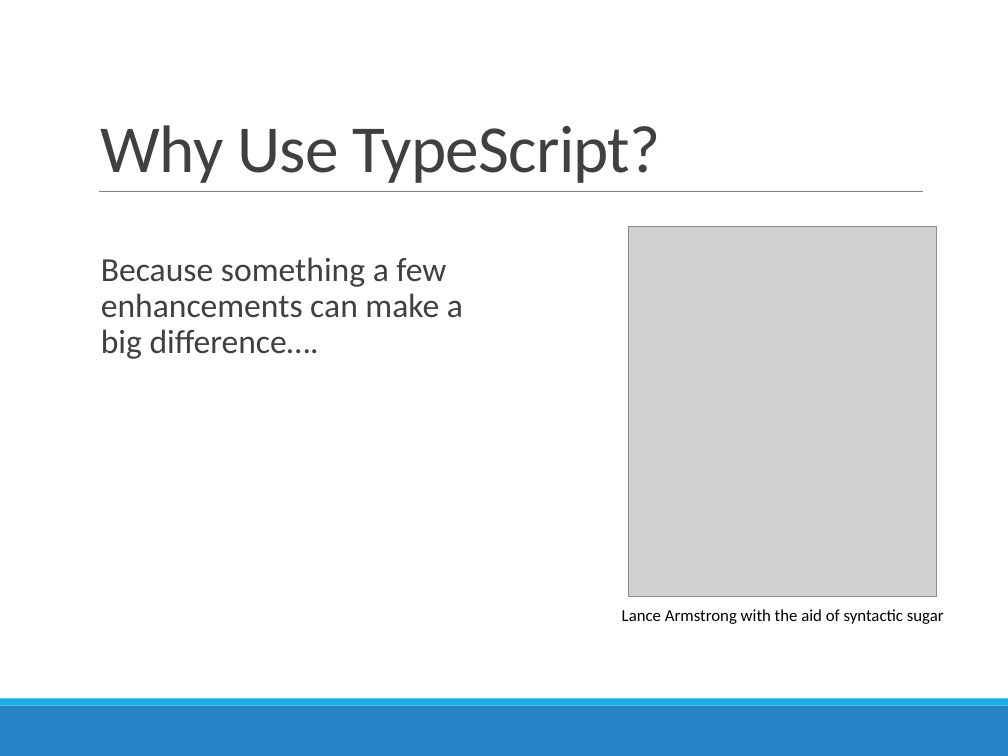
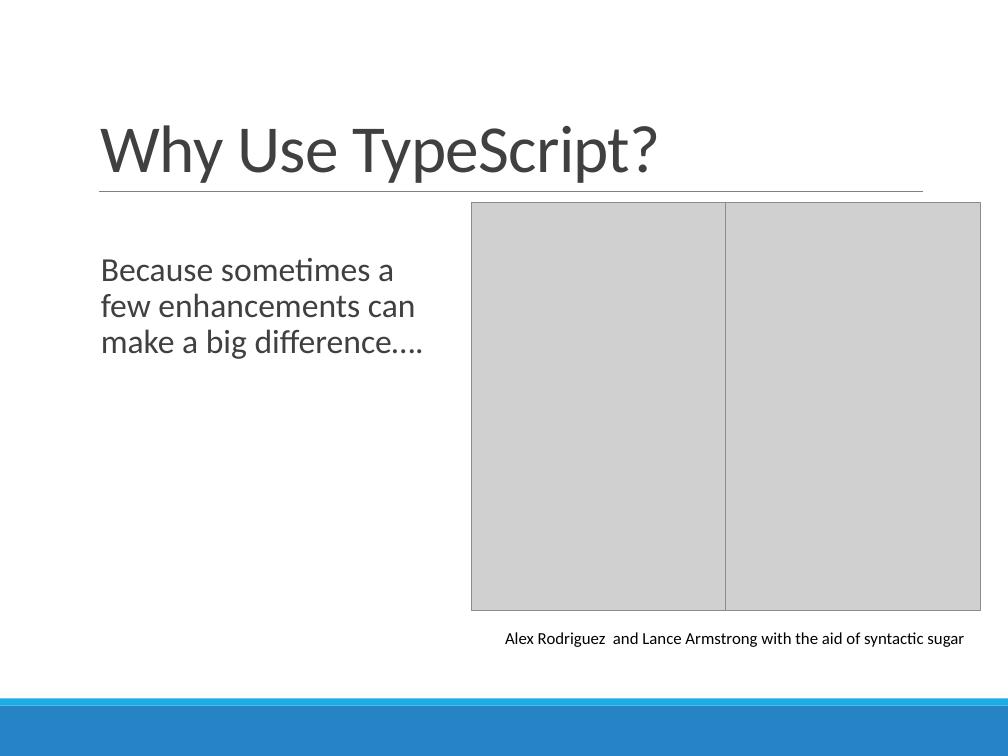
Before and after one commit to jacobladams/presentations, a slide deck: slide 10 of typescript/TypeScript - Beyond JavaScript.pptx (slide 11 before the commit). Drawn at 1008x756 pixels with LibreOffice and Linux fonts; fonts in the diff are those of the drawing; grey boxes stand for pictures. Boxes give left, top, right and bottom in pixels: in the first picture for what was removed or moved away, otherwise in the second. Text is boxed around its words. In the diff, an @@ line names an element or a change of style, - is before the commit and + after.

```diff
--- a/typescript/TypeScript - Beyond JavaScript.pptx
+++ b/typescript/TypeScript - Beyond JavaScript.pptx
@@ picture added at bbox=[472, 203, 725, 611] @@
@@ picture: place and size @@
-picture at bbox=[628, 226, 935, 596]
+picture at bbox=[725, 203, 980, 611]
@@ text at bbox=[101, 258, 424, 359]: text changed @@
-  Because something a few enhancements can make a big difference….
+  Because sometimes a few enhancements can make a big difference….
@@ text at bbox=[505, 632, 964, 647]: text changed @@
-Lance Armstrong with the aid of syntactic sugar
+Alex Rodriguez and Lance Armstrong with the aid of syntactic sugar
```
Also in this commit, not shown: 7 other slides changed, 1 slide removed, 12 other files.
